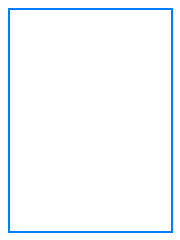
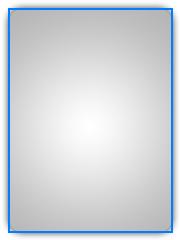
Layers edited between the first and the second (180, 240) image:
renamed "Layer 1" to "base", showed it over 10, 10, 171, 231
